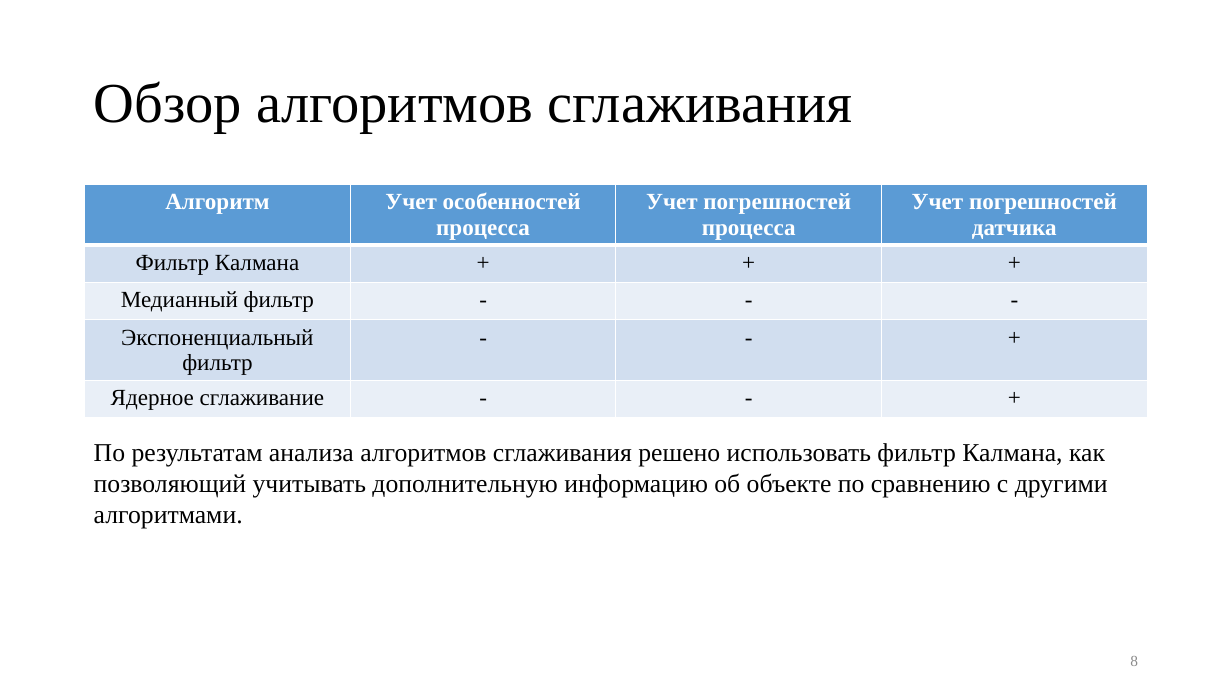
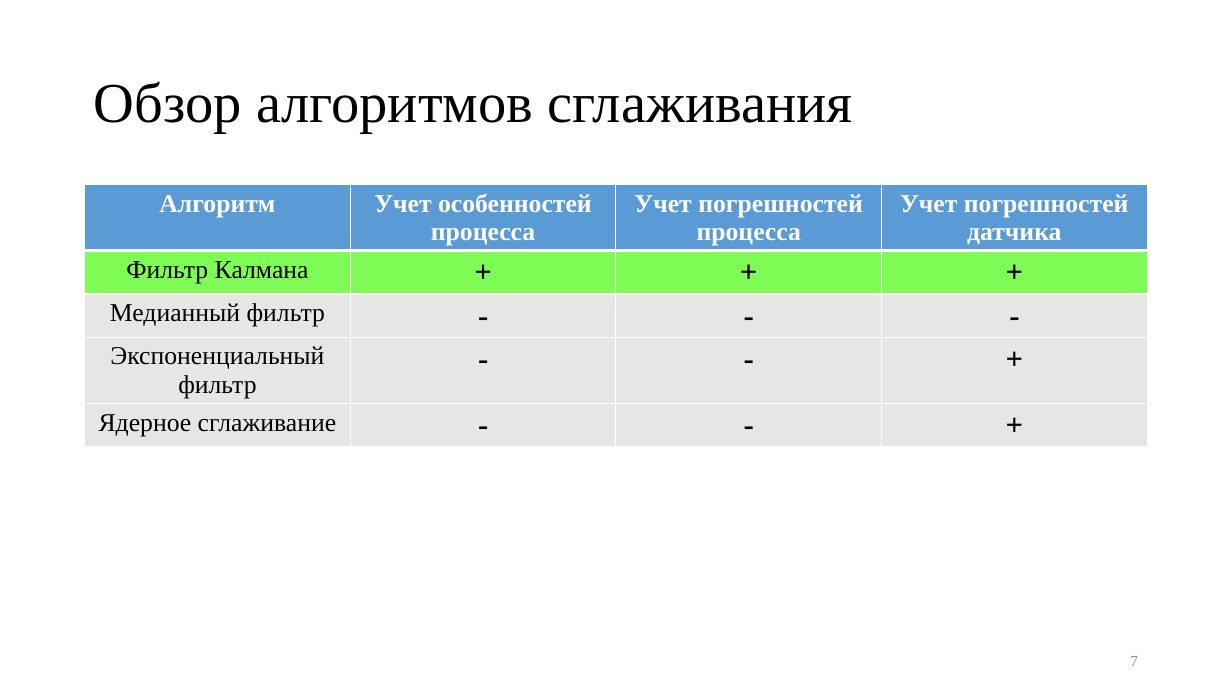
Before and after one commit to kaedvann/TrackFilter, a slide deck: slide 7 of docs/thesis/thesis.pptx (slide 8 before the commit). Drawn at 1232x693 pixels with LibreOffice and Linux fonts; fonts in the diff are those of the drawing. Boxes give left, top, right and bottom in pixels: in the first picture for what was removed or moved away, otherwise in the second. Text is boxed around its words. In the diff, an @@ line names an element or a change of style, - is before the commit and + after.

```diff
--- a/docs/thesis/thesis.pptx
+++ b/docs/thesis/thesis.pptx
@@ table at <box>85,185,1150,465</box> @@
@@ fill #D2DEEF to #7EFB55 in row 2 @@
@@ fill #EAEFF7 to #E7E6E6 in 8 cells @@
@@ fill #D2DEEF to #E7E6E6 in row 4 @@
@@ size 18 to 20 pt @@
@@ size 18 to 24 pt, bold on in "+", "+", "+", "-" and 8 more places @@
@@ text removed at <box>94,443,1108,528</box> @@
-По результатам анализа алгоритмов сглаживания решено использовать фильтр Калмана, как позволяющий учитывать дополнительную информацию об объекте по сравнению с другими алгоритмами.
@@ page number at <box>1130,656,1138,666</box>: text changed @@
-8
+7
```
Also in this commit, not shown: 7 other slides changed, 1 slide removed, 11 other files.
